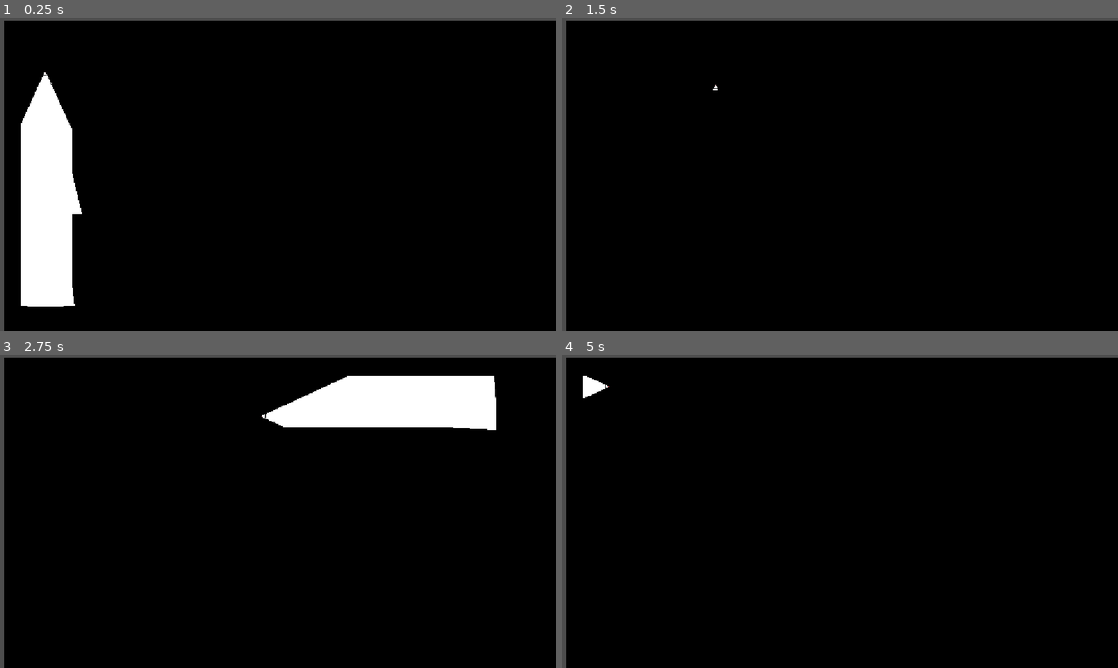
Above: before the commit, frames 1-4 (two rows, left to right).
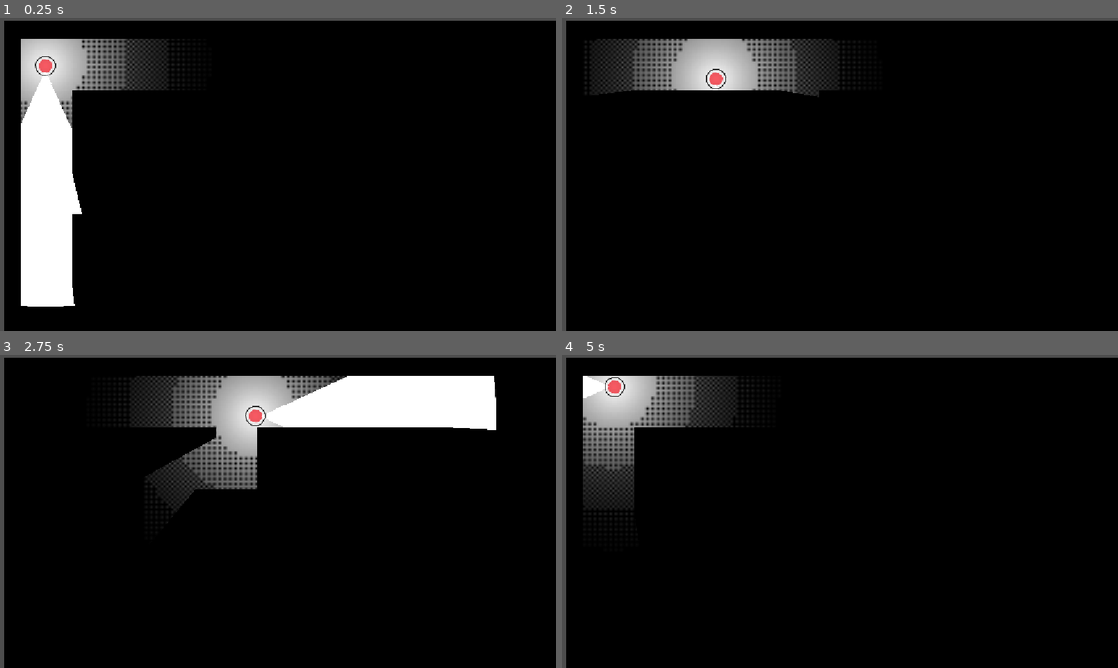
Above: after the commit, the same moments.

Repository: PauCape/a-map-will-be-useful
Game: Godot game, scene res://Scenes/Map_1.tscn
Same seed, same stepped clock (60 frames per second), same inputs: the game is played once before the commit and once after it. The project has no main scene, so this scene is started directly.
Inputs:
- Up to frame 1 (0.25 s): no input
- Up to frame 2 (1.5 s): tap Enter at 0.5 s; hold Right (ui_right) 0.53-1.28 s; hold Down (ui_down) from 1.28 s (still down)
- Up to frame 3 (2.75 s): tap Space at 2 s; release Down (ui_down) at 2.03 s; hold Right (ui_right) from 2.03 s (still down)
- Up to frame 4 (5 s): release Right (ui_right) at 2.78 s; hold Up (ui_up) 2.78-3.53 s; tap Enter at 3.5 s; hold Left (ui_left) from 3.53 s (still down)

The runs differ from the first frame. In frame 1, 4.3% of the frame differs, in the area x 3-34%, y 6-36%; in frame 2, 6.6%; in frame 3, 7.2%, in the area x 20-62%, y 6-52%; in frame 4, 6.0%.

Commit message:
Radio de luz
Luz radial a tu alrededor

Diff:
--- a/Scenes/player.tscn
+++ b/Scenes/player.tscn
@@ -3,6 +3,7 @@
 [ext_resource type="Script" uid="uid://dokh5a7evt4n7" path="res://Scripts/player.gd" id="1_cvnsp"]
 [ext_resource type="Texture2D" uid="uid://be1n5sjscxsnb" path="res://Assets/Player/red_character.png" id="1_v0iea"]
 [ext_resource type="Texture2D" uid="uid://c3idtdacqe27x" path="res://Assets/Imagenes_chustas/Cono_luz.png" id="2_6t5aa"]
+[ext_resource type="Texture2D" uid="uid://b2prpoihkeog0" path="res://Assets/Imagenes_chustas/160x160 textures (1).png" id="3_vgqql"]
 
 [sub_resource type="CircleShape2D" id="CircleShape2D_cg6o3"]
 radius = 22.561028
@@ -17,6 +18,11 @@
 texture = ExtResource("2_6t5aa")
 offset = Vector2(0, 450)
 
+[node name="PointLight2D2" type="PointLight2D" parent="." unique_id=1529263787]
+scale = Vector2(5.454977, 5.3126726)
+shadow_enabled = true
+texture = ExtResource("3_vgqql")
+
 [node name="Sprite2D" type="Sprite2D" parent="." unique_id=941526004]
 texture_filter = 1
 texture = ExtResource("1_v0iea")
